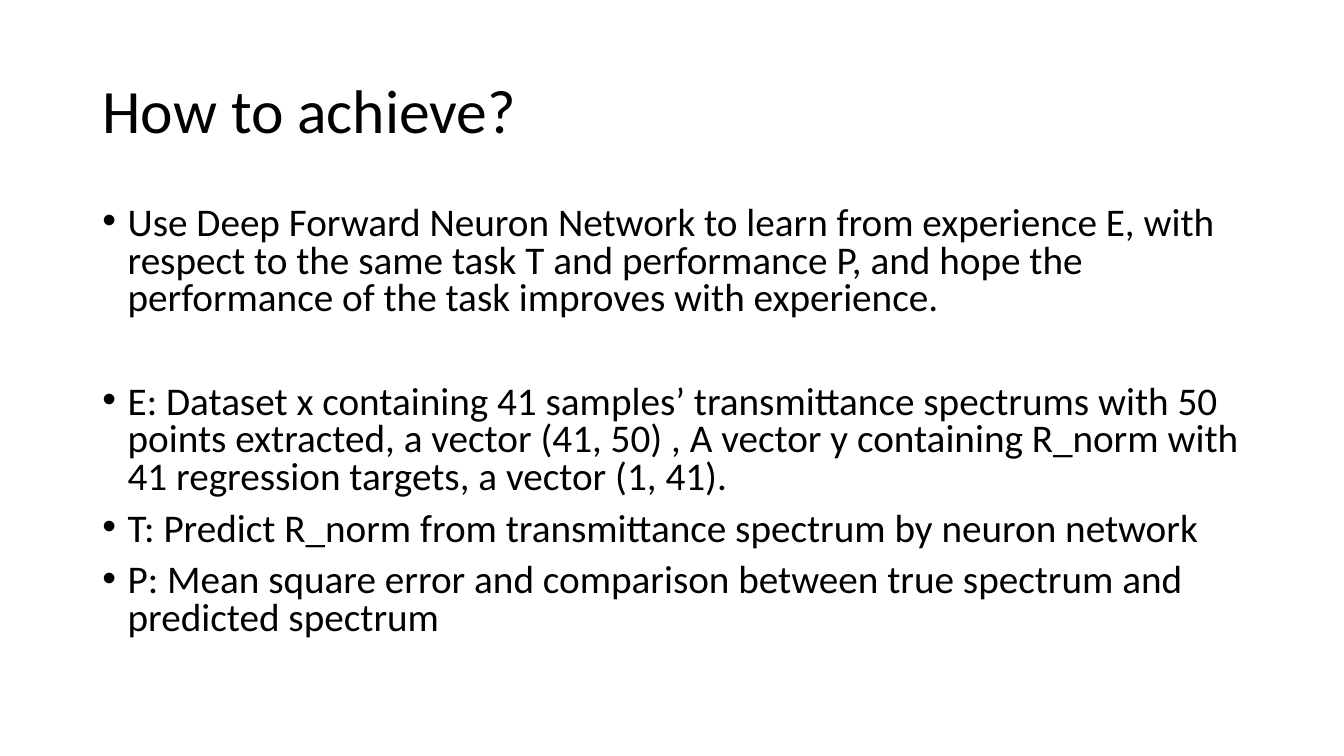
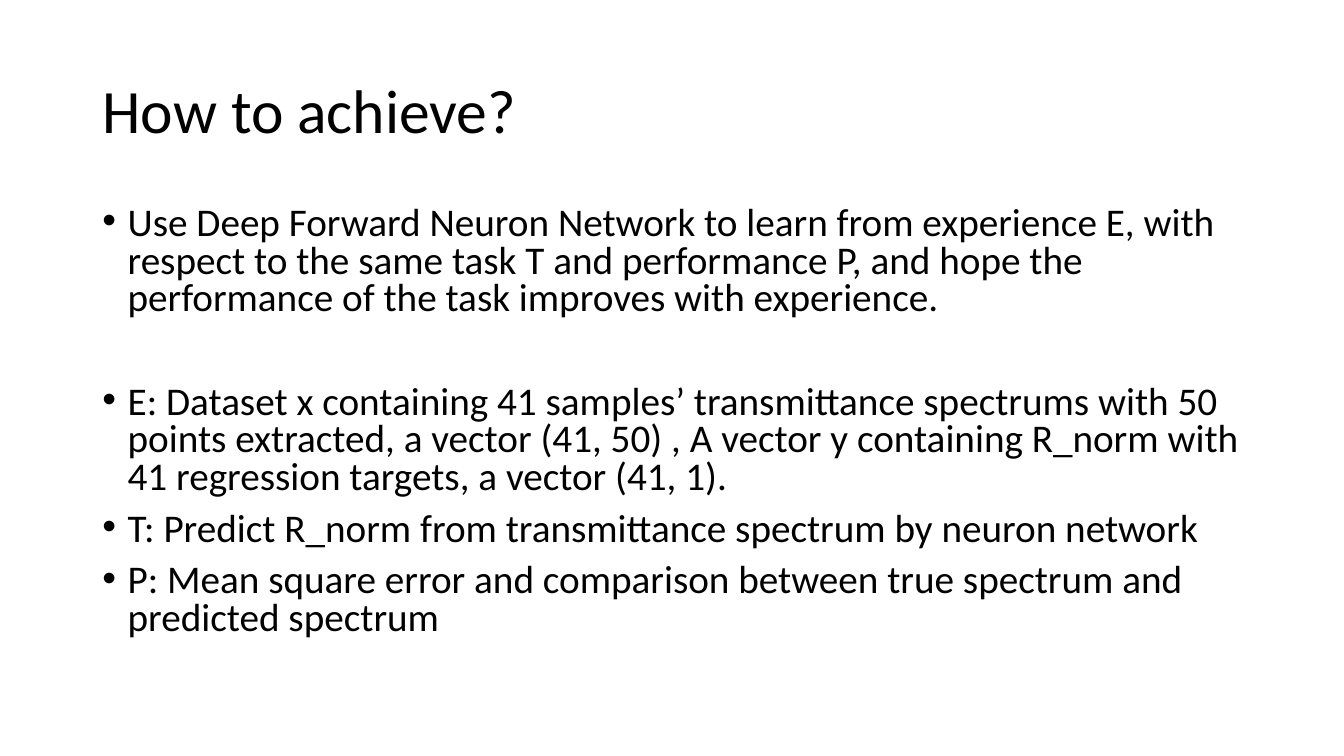
Before and after one commit to rifaasyari/Summer_research, a slide deck: slide 4 of Report_1/Inverse Design via Machine Learning.pptx. Drawn at 1344x756 pixels with LibreOffice and Linux fonts; fonts in the diff are those of the drawing. Boxes give left, top, right and bottom in pixels: in the first picture for what was removed or moved away, otherwise in the second. Text is boxed around its words. In the diff, an @@ line names an element or a change of style, - is before the commit and + after.

Commit message:
update

```diff
--- a/Report_1/Inverse Design via Machine Learning.pptx
+++ b/Report_1/Inverse Design via Machine Learning.pptx
@@ text at box(128, 387, 1239, 497): text changed @@
-• E: Dataset x containing 41 samples’ transmittance spectrums with 50 points extracted, a vector (41, 50) , A vector y containing R_norm with 41 regression targets, a vector (1, 41).
+• E: Dataset x containing 41 samples’ transmittance spectrums with 50 points extracted, a vector (41, 50) , A vector y containing R_norm with 41 regression targets, a vector (41, 1).
```
Also in this commit, not shown: 5 other slides changed.
